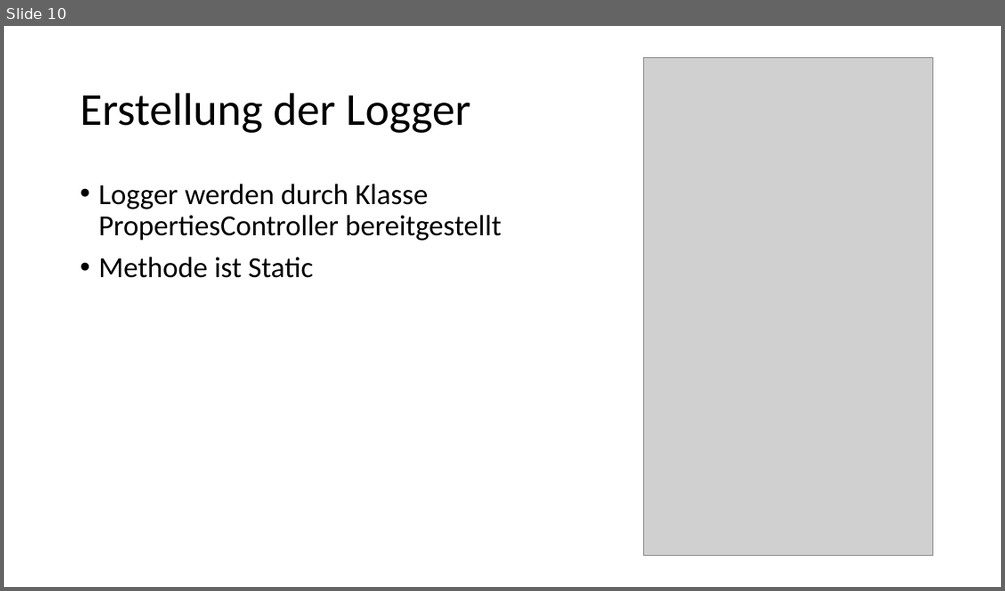
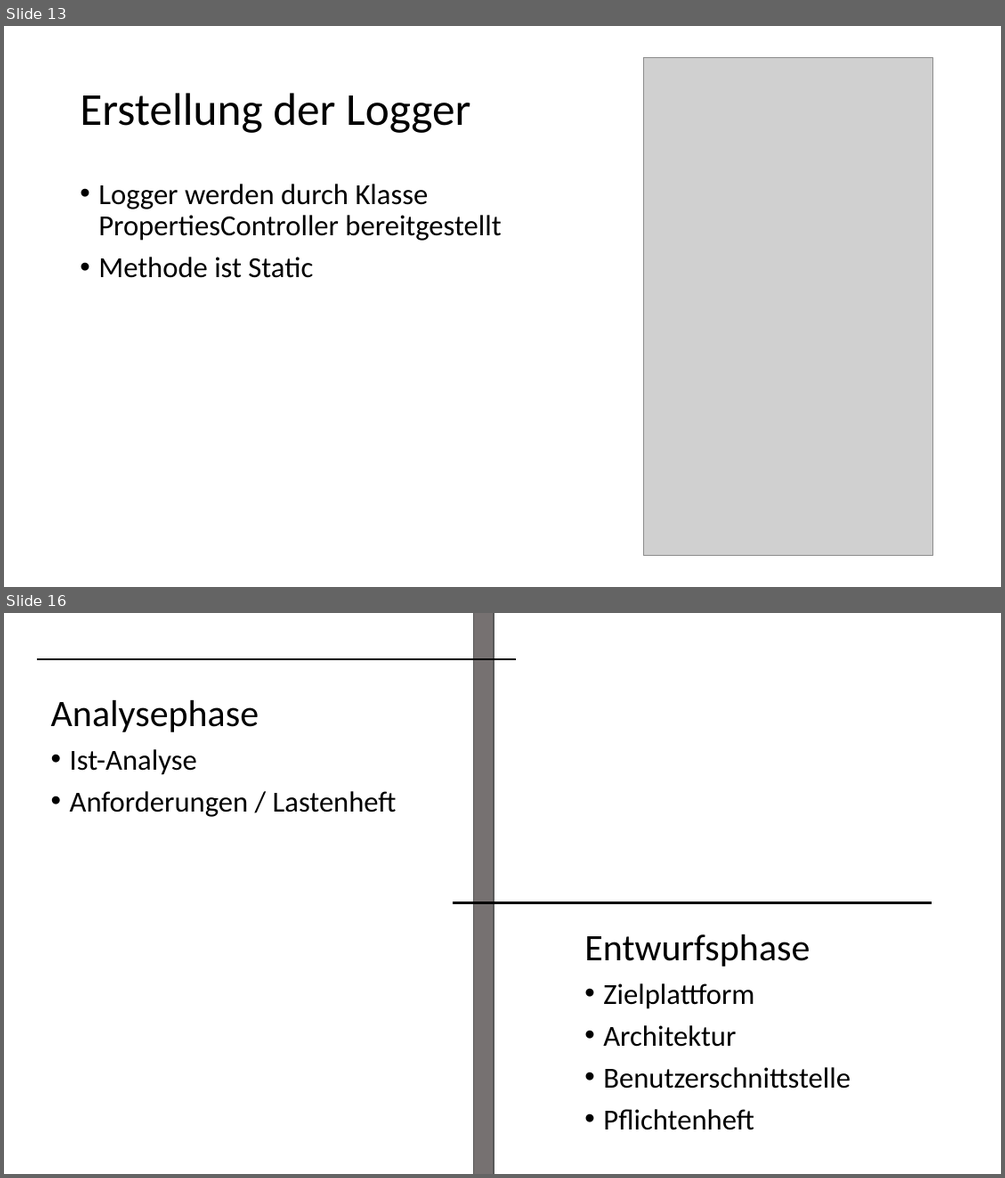
Before and after one commit to Menschomat/fancyYooloo, a slide deck: docs/Dokumentation/luzius/luzius.pptx. Shown one above the other, each under a label of ours: slide 10 before the commit, slides 13 and 16 after it; the slides between them are not shown. The pictures are 1005x591 and 1005x1178 pixels, drawn with LibreOffice and Linux fonts; fonts in the diff are those of the drawing; grey boxes stand for pictures. Boxes give left, top, right and bottom in pixels: in the first picture for what was removed or moved away, otherwise in the second. Text is boxed around its words. In the diff, an @@ line names an element or a change of style, - is before the commit and + after.

```diff
--- a/docs/Dokumentation/luzius/luzius.pptx
+++ b/docs/Dokumentation/luzius/luzius.pptx
@@ slide 16 added at box(4, 613, 1001, 1174), background #FFFFFF @@
@@ rectangle added at box(474, 613, 494, 1174), fill #767171, outline #595959 1 pt @@
@@ line added from (37, 659) to (516, 659), #000000 2.25 pt @@
@@ text added at box(51, 700, 396, 817), 28 pt, text #000000 @@
+Analysephase
+• Ist-Analyse
+• Anforderungen / Lastenheft
@@ line added from (453, 902) to (932, 902), #000000 2.25 pt @@
@@ text added at box(584, 934, 850, 1130), 28 pt, text #000000 @@
+Entwurfsphase
+• Zielplattform
+• Architektur
+• Benutzerschnittstelle
+• Pflichtenheft
@@ what was slide 10 is now slide 13 @@
```
Also in this commit, not shown: 7 other slides added, 5 other files.
